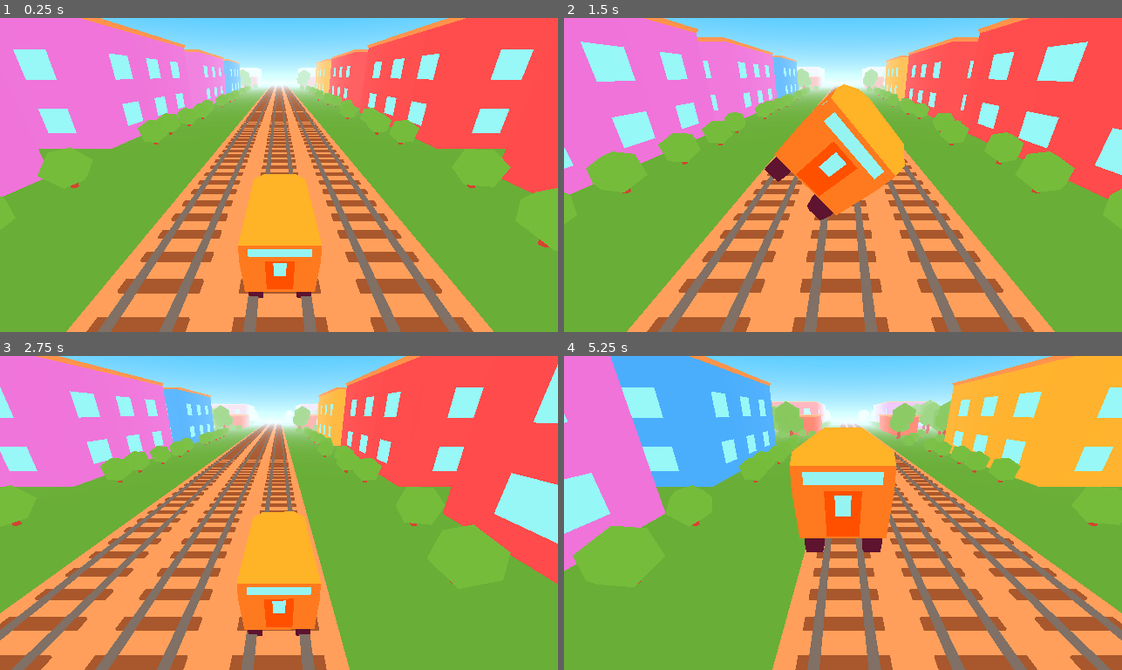
Above: before the commit, frames 1-4 (two rows, left to right).
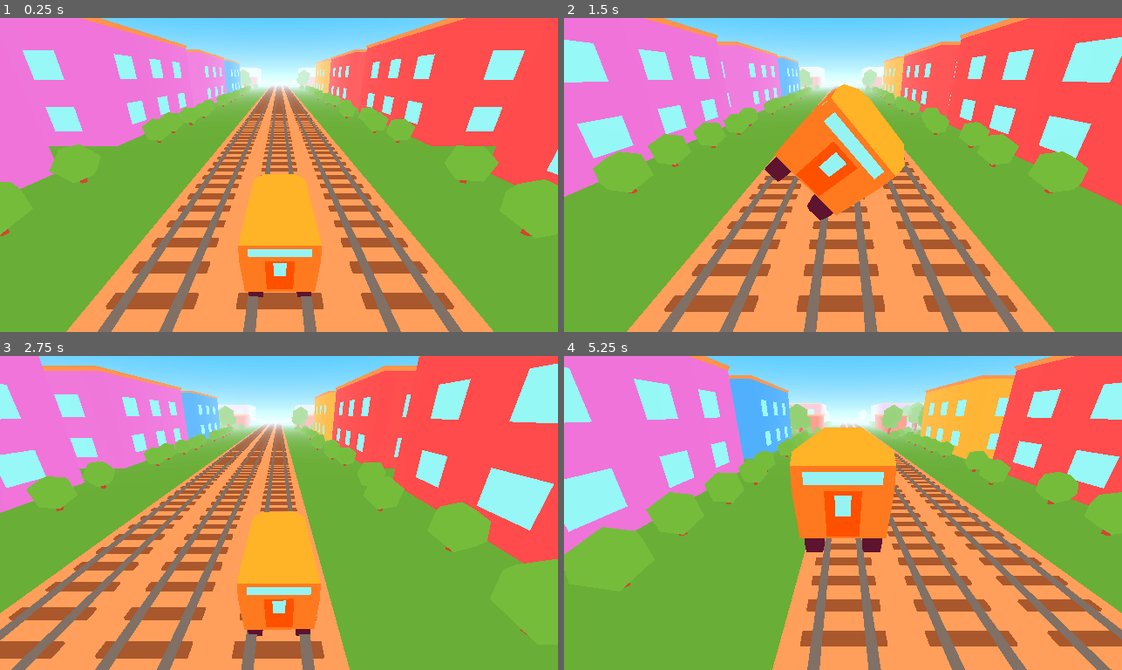
Above: after the commit, the same moments.

Repository: kiwijuice56/railway-rider
Game: Godot game, scene res://main/Main.tscn
Two runs of this game, one before a commit and one after it. Both use one fixed random seed, a clock stepped at 60 frames per second and the inputs below.
Inputs:
- Up to frame 1 (0.25 s): no input
- Up to frame 2 (1.5 s): hold Right (move_right) 0.53-1.28 s; tap Space (jump) at 0.77 s; hold Left (move_left) from 1.28 s (still down)
- Up to frame 3 (2.75 s): tap Space (jump) at 1.52 s; release Left (move_left) at 2.03 s; hold Right (move_right) from 2.03 s (still down)
- Up to frame 4 (5.25 s): tap Space (jump) at 3.02, 3.77, 4.52 s; release Right (move_right) at 3.53 s; hold Left (move_left) from 3.53 s (still down)

The runs differ from the first frame. In frame 1, 13% of the frame differs, in the area x 0-100%, y 7-100%; in frame 2, 22%; in frame 3, 18%; in frame 4, 30%, in the area x 0-100%, y 0-100%.

Commit message:
Added score and speed-up

Diff:
--- a/main/Main.tscn
+++ b/main/Main.tscn
@@ -77,7 +77,8 @@
 
 [node name="Main" type="Node"]
 script = ExtResource( 1 )
-speed = 16.0
+initial_speed = 12.0
+accel = 0.002
 render_distance = 9
 
 [node name="Player" parent="." instance=ExtResource( 2 )]
--- a/main/global_state.gd
+++ b/main/global_state.gd
@@ -3,3 +3,4 @@
 # Not good practice, but works for a smaller game like this
 
 var gravity_direction: Vector2 = Vector2.DOWN
+var score: float = 0
--- a/main/main.gd
+++ b/main/main.gd
@@ -5,13 +5,18 @@
 const TRACK_MAIN_PATH: String = "res://main/track/main/"
 const TRACK_BG_PATH: String = "res://main/track/background/"
 
-export var speed: float = 10
+export var initial_speed: float = 6
+export var score_per_speed: float = 0.003
+export var accel: float = 0.001
 export var render_distance: int = 10
 
+var speed: float
 var main_tracks: Array
 var bg_tracks: Array
 
 func _ready() -> void:
+	speed = initial_speed
+
 	randomize()
 	# Load all tracks
 	# https://docs.godotengine.org/en/3.6/classes/class_directory.html
@@ -52,6 +57,10 @@
 			bg.scale.x = -1
 
 func _physics_process(_delta: float) -> void:
+	GlobalState.score += speed * score_per_speed
+	speed += accel
+	print(speed, " ", GlobalState.score)
+
 	for child in $Tracks.get_children() + $Backgrounds.get_children():
 		# Move tracks to create effect of train moving
 		child.global_translate(Vector3(0, 0, speed/100.0))
